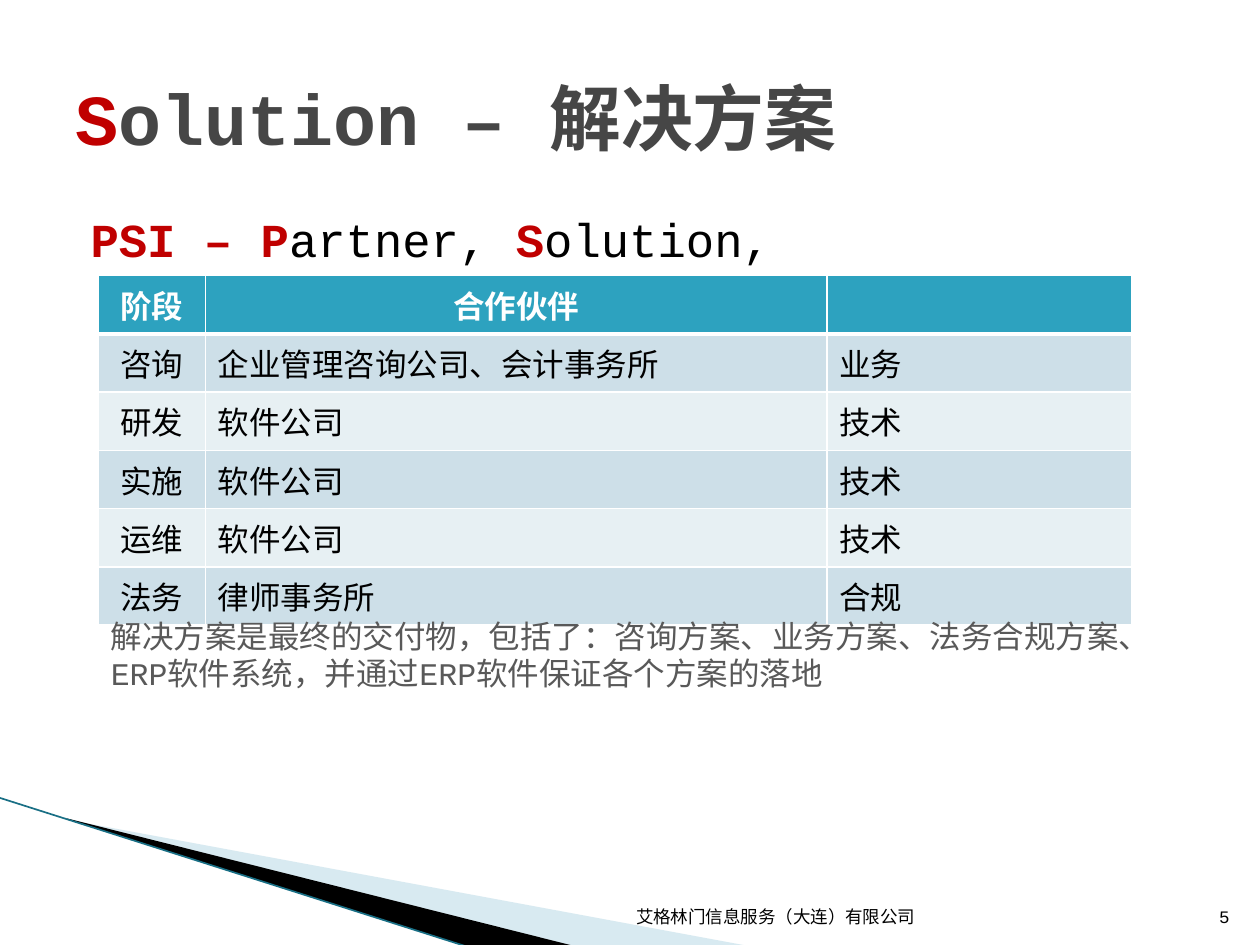
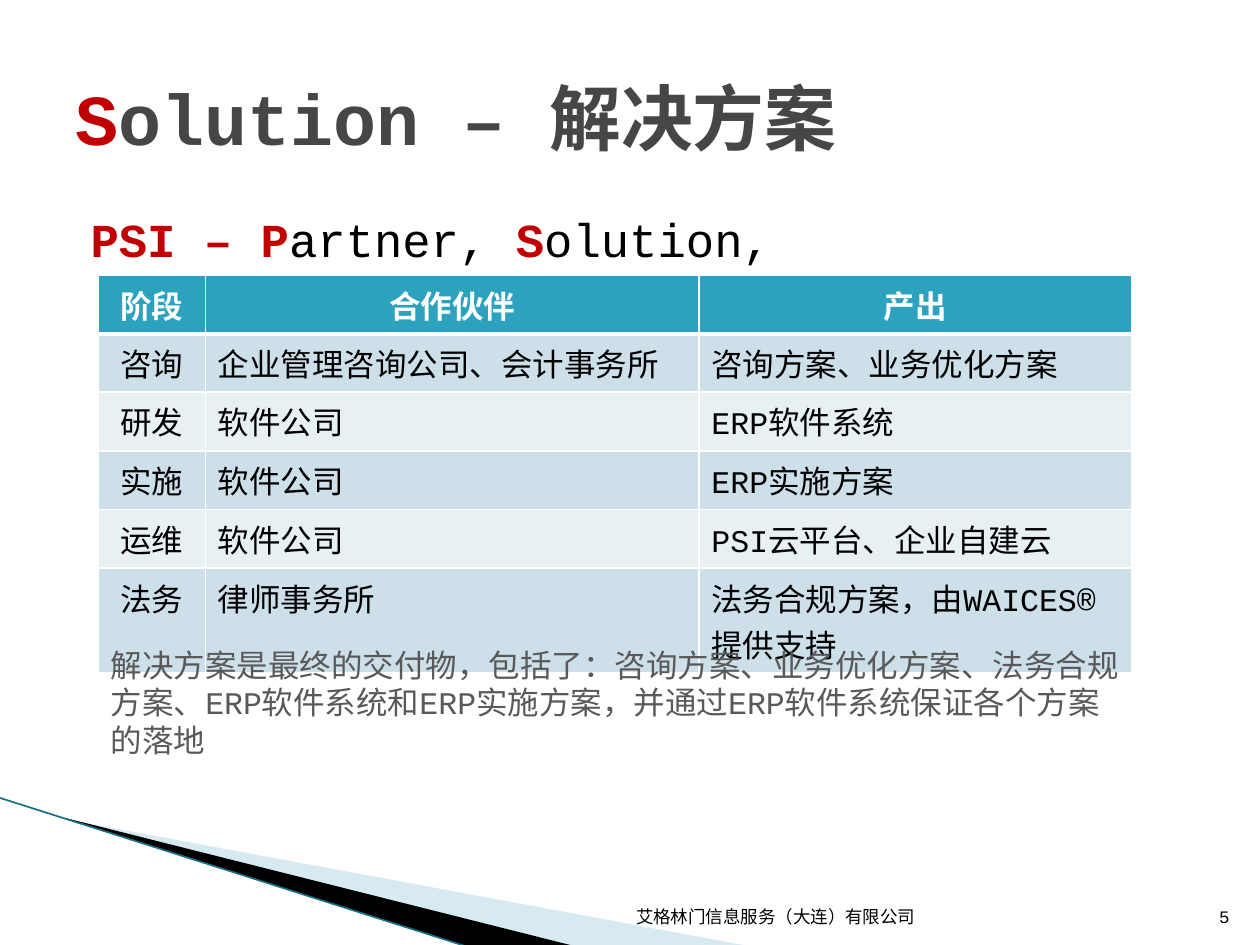
Before and after one commit to wuzhiping/PSI, a slide deck: slide 5 of doc/01 战略/PSI产品战略.pptx. Drawn at 1260x945 pixels with LibreOffice and Linux fonts; fonts in the diff are those of the drawing; background and template pictures are left out. Boxes give left, top, right and bottom in pixels: in the first picture for what was removed or moved away, otherwise in the second. Text is boxed around its words. In the diff, an @@ line names an element or a change of style, - is before the commit and + after.

Commit message:
文档 - PSI产品战略

```diff
--- a/doc/01 战略/PSI产品战略.pptx
+++ b/doc/01 战略/PSI产品战略.pptx
@@ table at (98,276,1133,669) @@
-row 1, column 3: 
+row 1, column 3: 产出
-row 2, column 3: 业务
+row 2, column 3: 咨询方案、业务优化方案
-row 3, column 3: 技术
+row 3, column 3: ERP软件系统
-row 4, column 3: 技术
+row 4, column 3: ERP实施方案
-row 5, column 3: 技术
+row 5, column 3: PSI云平台、企业自建云
-row 6, column 3: 合规
+row 6, column 3: 法务合规方案，由WAICES®提供支持
@@ text at (111,645,1119,717): text changed @@
-解决方案是最终的交付物，包括了：咨询方案、业务方案、法务合规方案、ERP软件系统，并通过ERP软件保证各个方案的落地
+解决方案是最终的交付物，包括了：咨询方案、业务优化方案、法务合规方案、ERP软件系统和ERP实施方案，并通过ERP软件系统保证各个方案的落地
```
